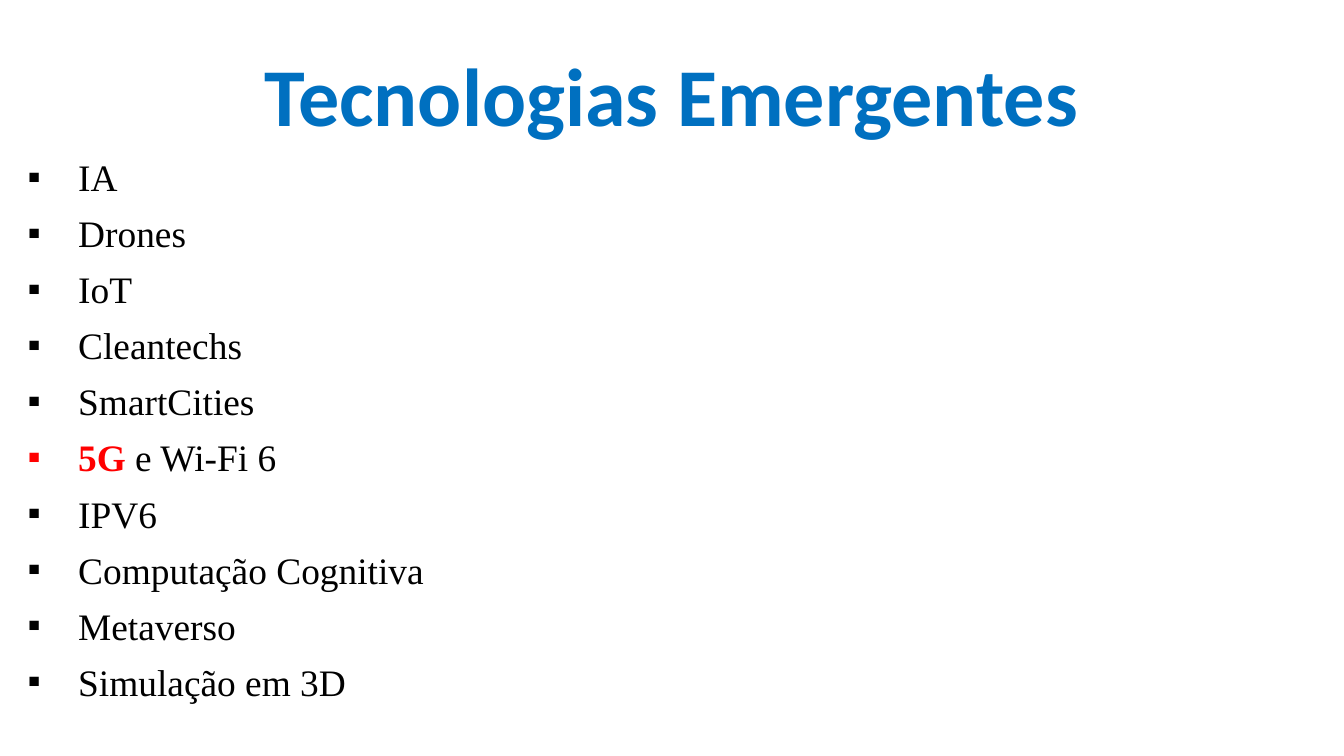
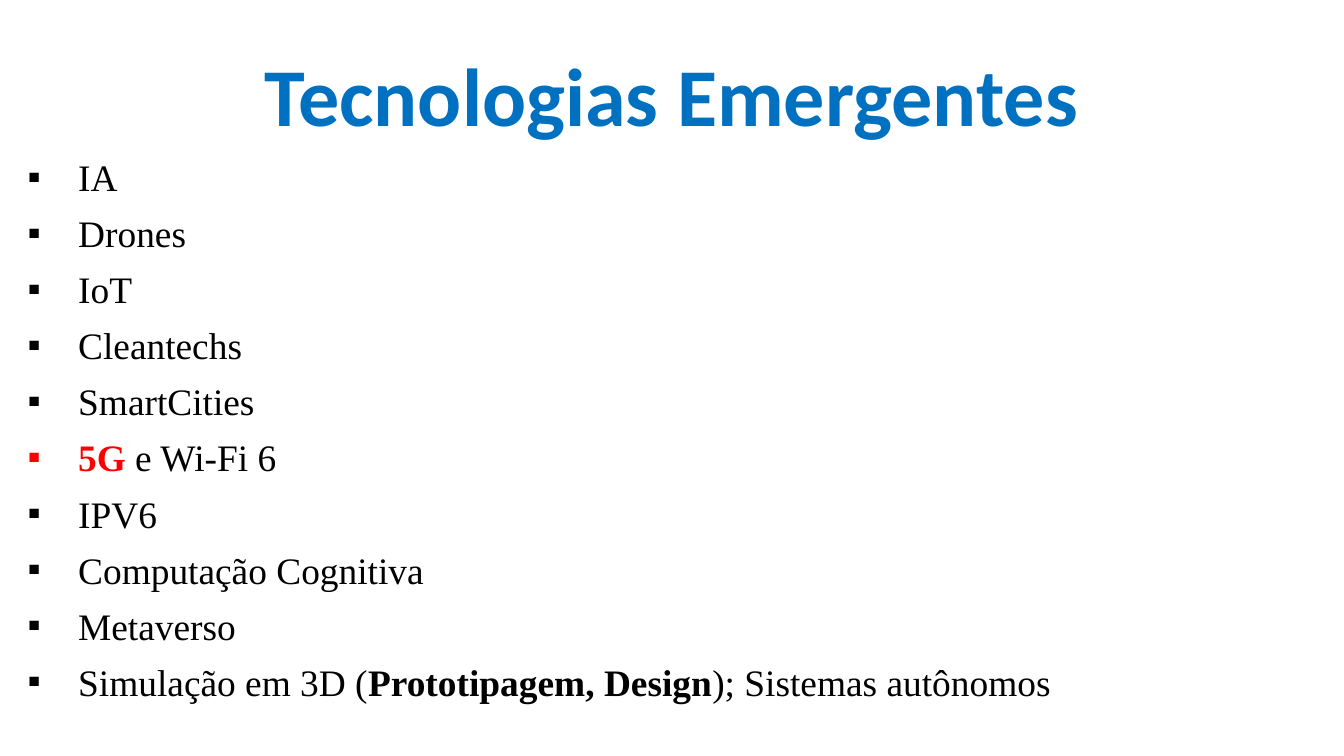
Before and after one commit to CloudEducationBrazil/WydenArea1AplicacaoCloudIndustria40Python, a slide deck: slide 23 of 01 Classes/Aula 08 - Aplicação Cloud Indústria 40 Python IoT - Tecnologias Emergentes.pptx. Drawn at 1344x756 pixels with LibreOffice and Linux fonts; fonts in the diff are those of the drawing; background and template pictures are left out. Boxes give left, top, right and bottom in pixels: in the first picture for what was removed or moved away, otherwise in the second. Text is boxed around its words. In the diff, an @@ line names an element or a change of style, - is before the commit and + after.

```diff
--- a/01 Classes/Aula 08 - Aplicação Cloud Indústria 40 Python IoT - Tecnologias Emergentes.pptx
+++ b/01 Classes/Aula 08 - Aplicação Cloud Indústria 40 Python IoT - Tecnologias Emergentes.pptx
@@ text at <box>78,670,1051,703</box>: text changed @@
-▪ Simulação em 3D
+▪ Simulação em 3D (Prototipagem, Design); Sistemas autônomos
```
Also in this commit, not shown: 3 other slides changed, 2 slides added, 2 other files.
